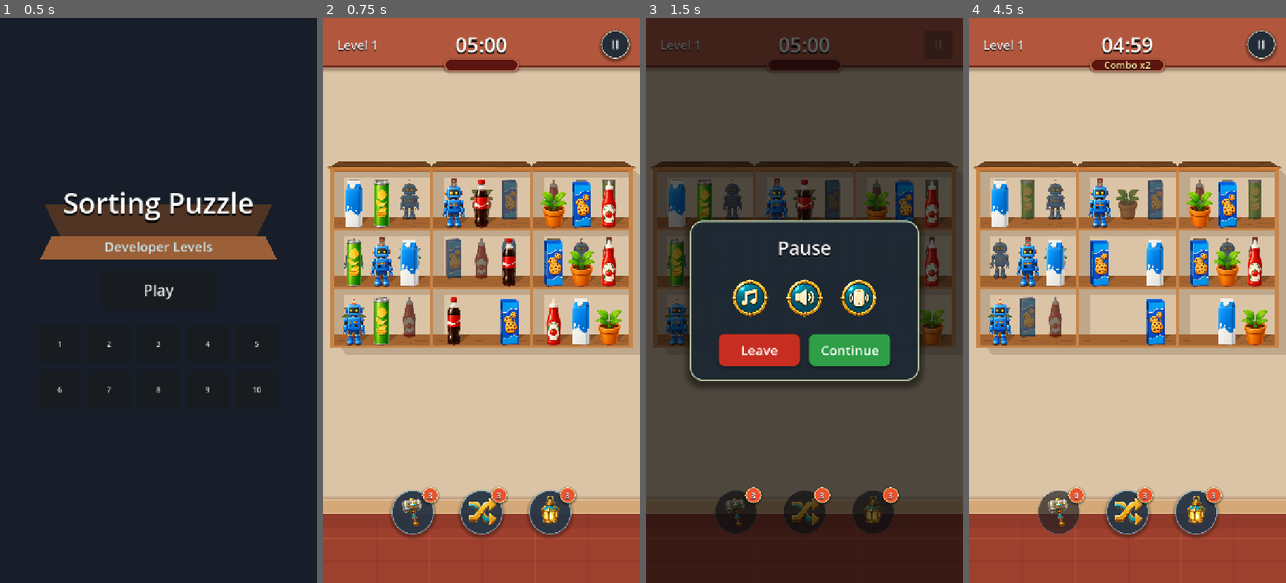
Above: before the commit, frames 1-4 (left to right).
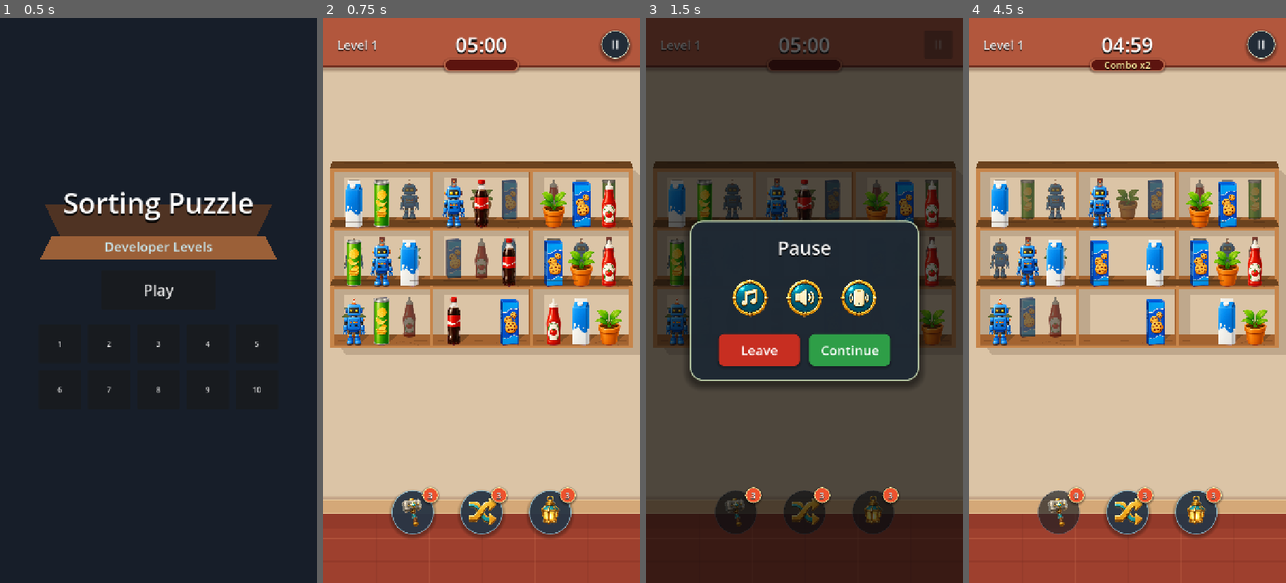
Above: after the commit, the same moments.

Repository: vladeque/sorting-puzzle
Game: Godot game, scene res://scenes/main_menu.tscn
Same seed, same stepped clock (60 frames per second), same inputs: the game is played once before the commit and once after it.
Inputs:
- Up to frame 1 (0.5 s): no input
- Up to frame 2 (0.75 s): click "Play" at 0.5 s
- Up to frame 3 (1.5 s): click "II" at 1.25 s
- Up to frame 4 (4.5 s): click "Continue" at 2 s; click "3" at 2.75 s; click "2" at 3.5 s; click "1" at 4.25 s

Frame 1 is identical in both runs. In frame 2, 2.3% of the frame differs, in the area x 1-99%, y 25-56%; in frame 3, 0.4%; in frame 4, 2.4%.

Commit message:
Refine shelf ceiling cap visuals

Diff:
--- a/scenes/shelf.tscn
+++ b/scenes/shelf.tscn
@@ -47,6 +47,26 @@
 color = Color(0.78039217, 0.52156866, 0.2901961, 1)
 polygon = PackedVector2Array(104, -89, 112, -89, 112, 46, 104, 46)
 
+[node name="TopCeilingCap" type="Node2D" parent="PlacementVisuals/Left" unique_id=38665874]
+z_index = 7
+
+[node name="BackBoard" type="Polygon2D" parent="PlacementVisuals/Left/TopCeilingCap" unique_id=1551102547]
+color = Color(0.42, 0.26, 0.12, 1)
+polygon = PackedVector2Array(-108, -103, 112, -103, 112, -89, -112, -89)
+
+[node name="ShadowEdge" type="Polygon2D" parent="PlacementVisuals/Left/TopCeilingCap" unique_id=775207253]
+z_index = 1
+position = Vector2(216, 7)
+color = Color(0.6392157, 0.3882353, 0.1882353, 1)
+polygon = PackedVector2Array(-112.9, -88, -111.997, -88, -111.997, 11.629, -112.9, 11.686)
+uv = PackedVector2Array(-120.070244, -88.05257, -111.93141, -88.05257, -111.94102, -40.1336, -120.16375, -40.217506)
+
+[node name="GrainTop" type="Line2D" parent="PlacementVisuals/Left/TopCeilingCap" unique_id=1580024918]
+z_index = 3
+points = PackedVector2Array(-82, -100, -28, -100, 26, -99, 82, -100)
+width = 1.0
+default_color = Color(0.22, 0.12, 0.055, 0.32)
+
 [node name="Middle" type="Node2D" parent="PlacementVisuals" unique_id=2091187359]
 
 [node name="RightWall" type="Polygon2D" parent="PlacementVisuals/Middle" unique_id=1980170564]
@@ -65,6 +85,26 @@
 polygon = PackedVector2Array(-104, -81, -79.955414, -80.9881, -79.886925, 16.17432, -104, 16)
 uv = PackedVector2Array(-54.97803, -80.7905, -54.485466, -74.25448, -87.18676, -74.15928)
 
+[node name="TopCeilingCap" type="Node2D" parent="PlacementVisuals/Middle" unique_id=1909899807]
+z_index = 7
+
+[node name="BackBoard" type="Polygon2D" parent="PlacementVisuals/Middle/TopCeilingCap" unique_id=74705353]
+color = Color(0.42, 0.26, 0.12, 1)
+polygon = PackedVector2Array(-112, -103, 112, -103, 112, -89, -112, -89)
+
+[node name="ShadowEdge" type="Polygon2D" parent="PlacementVisuals/Middle/TopCeilingCap" unique_id=1109398503]
+z_index = 1
+position = Vector2(216, 7)
+color = Color(0.6392157, 0.3882353, 0.1882353, 1)
+polygon = PackedVector2Array(-112.9, -88, -111.997, -88, -111.997, 11.629, -112.9, 11.686)
+uv = PackedVector2Array(-120.070244, -88.05257, -111.93141, -88.05257, -111.94102, -40.1336, -120.16375, -40.217506)
+
+[node name="GrainTop" type="Line2D" parent="PlacementVisuals/Middle/TopCeilingCap" unique_id=1457537679]
+z_index = 3
+points = PackedVector2Array(-82, -100, -28, -100, 26, -99, 82, -100)
+width = 1.0
+default_color = Color(0.22, 0.12, 0.055, 0.32)
+
 [node name="Right" type="Node2D" parent="PlacementVisuals" unique_id=1322441299]
 visible = false
 
@@ -84,39 +124,30 @@
 color = Color(0.78039217, 0.52156866, 0.2901961, 1)
 polygon = PackedVector2Array(-112, -89, -104, -89, -104, 46, -112, 46)
 
-[node name="Ceiling" type="Polygon2D" parent="." unique_id=356773762]
-z_index = 3
-color = Color(0.67, 0.42, 0.2, 1)
+[node name="TopCeilingCap" type="Node2D" parent="PlacementVisuals/Right" unique_id=1886034244]
+z_index = 7
+
+[node name="BackBoard" type="Polygon2D" parent="PlacementVisuals/Right/TopCeilingCap" unique_id=1203583019]
+color = Color(0.42, 0.26, 0.12, 1)
+polygon = PackedVector2Array(-112, -103, 108, -103, 112, -89, -112, -89)
+
+[node name="ShadowEdge" type="Polygon2D" parent="PlacementVisuals/Right/TopCeilingCap" unique_id=417592052]
+z_index = 1
+position = Vector2(216, 7)
+color = Color(0.6392157, 0.3882353, 0.1882353, 1)
+polygon = PackedVector2Array(-112.9, -88, -111.997, -88, -111.997, 11.629, -112.9, 11.686)
+uv = PackedVector2Array(-120.070244, -88.05257, -111.93141, -88.05257, -111.94102, -40.1336, -120.16375, -40.217506)
+
+[node name="GrainTop" type="Line2D" parent="PlacementVisuals/Right/TopCeilingCap" unique_id=559407362]
+z_index = 3
+points = PackedVector2Array(-82, -100, -28, -100, 26, -99, 82, -100)
+width = 1.0
+default_color = Color(0.22, 0.12, 0.055, 0.32)
+
+[node name="Ceiling" type="Polygon2D" parent="." unique_id=590220440]
+z_index = 3
+color = Color(0.78039217, 0.52156866, 0.2901961, 1)
 polygon = PackedVector2Array(-104, -89, 104, -89, 112, -81, -112, -81)
-
-[node name="TopCeilingCap" type="Node2D" parent="." unique_id=1045513466]
-z_index = 7
-
-[node name="BackBoard" type="Polygon2D" parent="TopCeilingCap" unique_id=1956528080]
-color = Color(0.42, 0.26, 0.12, 1)
-polygon = PackedVector2Array(-96, -103, 96, -103, 114, -90, -114, -90)
-
-[node name="ShadowEdge" type="Polygon2D" parent="TopCeilingCap" unique_id=931218155]
-z_index = 1
-color = Color(0.31, 0.18, 0.08, 1)
-polygon = PackedVector2Array(-114, -94, 114, -94, 114, -90, -114, -90)
-
-[node name="FrontLip" type="Polygon2D" parent="TopCeilingCap" unique_id=2115499776]
-z_index = 2
-color = Color(0.78, 0.48, 0.23, 1)
-polygon = PackedVector2Array(-118, -92, 118, -92, 112, -85, -112, -85)
-
-[node name="GrainTop" type="Line2D" parent="TopCeilingCap" unique_id=522215183]
-z_index = 3
-points = PackedVector2Array(-82, -100, -28, -100, 26, -99, 82, -100)
-width = 1.0
-default_color = Color(0.22, 0.12, 0.055, 0.32)
-
-[node name="GrainFront" type="Line2D" parent="TopCeilingCap" unique_id=532562069]
-z_index = 3
-points = PackedVector2Array(-110, -91, -36, -90, 52, -91, 110, -90)
-width = 1.0
-default_color = Color(0.98, 0.74, 0.44, 0.2)
 
 [node name="FloorSurface" type="Polygon2D" parent="." unique_id=211239445]
 z_index = 5
